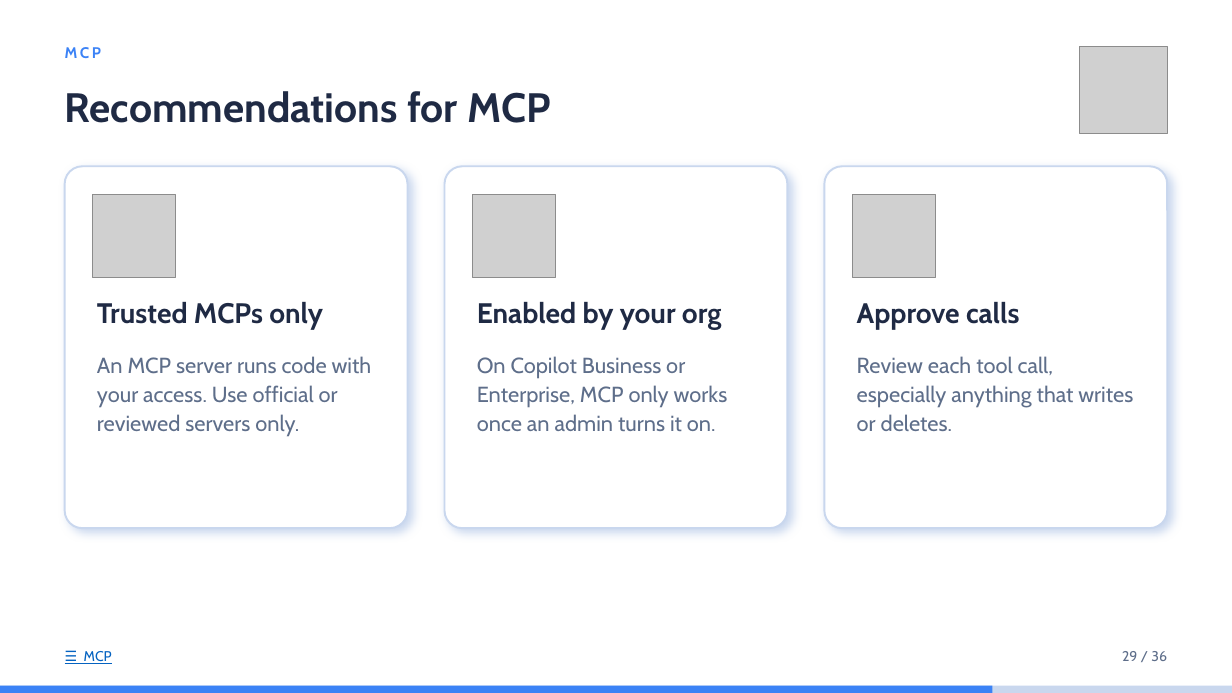
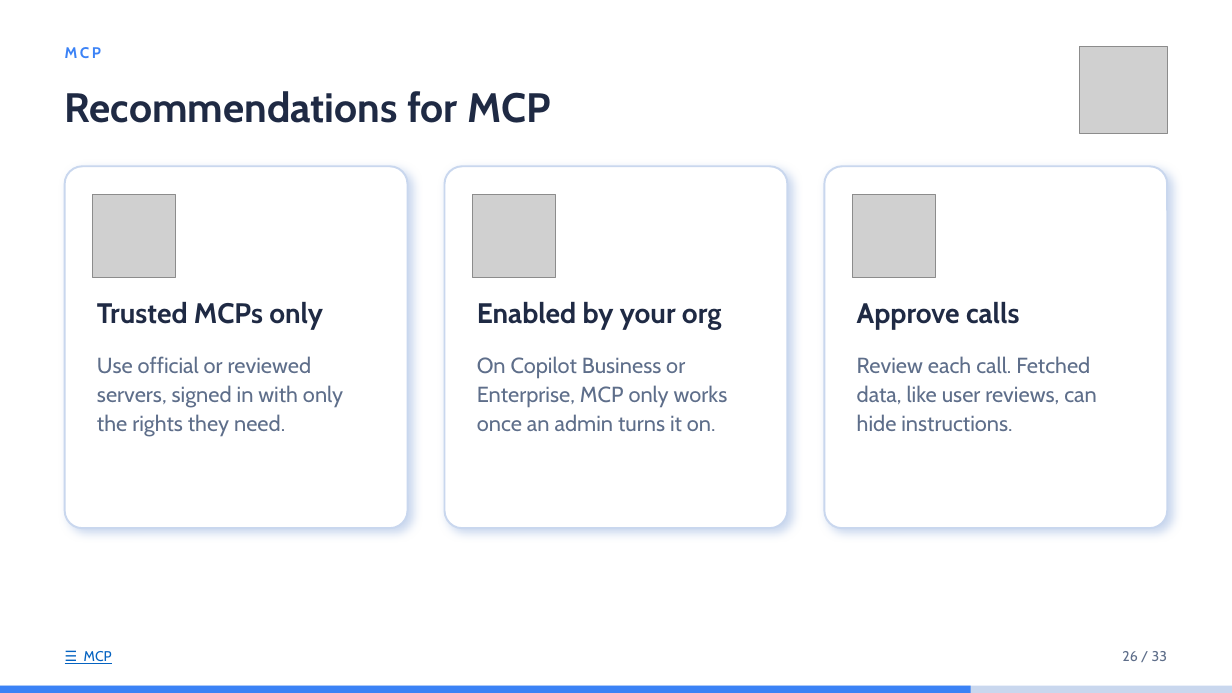
Before and after one commit to idoudist/ai-toolbox-presentation, a slide deck: slide 26 of hello-skills.pptx. Drawn at 1232x693 pixels with LibreOffice and Linux fonts; fonts in the diff are those of the drawing; grey boxes stand for pictures. Boxes give left, top, right and bottom in pixels: in the first picture for what was removed or moved away, otherwise in the second. Text is boxed around its words. In the diff, an @@ line names an element or a change of style, - is before the commit and + after.

```diff
--- a/hello-skills.pptx
+++ b/hello-skills.pptx
@@ text at (97, 356, 343, 437): text changed @@
-An MCP server runs code with your access. Use official or reviewed servers only.
+Use official or reviewed servers, signed in with only the rights they need.
@@ text at (857, 356, 1097, 431): text changed @@
-Review each tool call, especially anything that writes or deletes.
+Review each call. Fetched data, like user reviews, can hide instructions.
@@ text at (1122, 651, 1167, 661): text changed @@
-29 / 36
+26 / 33
@@ rectangle: place and size @@
-rectangle at (0, 686, 993, 693)
+rectangle at (0, 686, 970, 693)
```
Also in this commit, not shown: 28 other slides changed.
